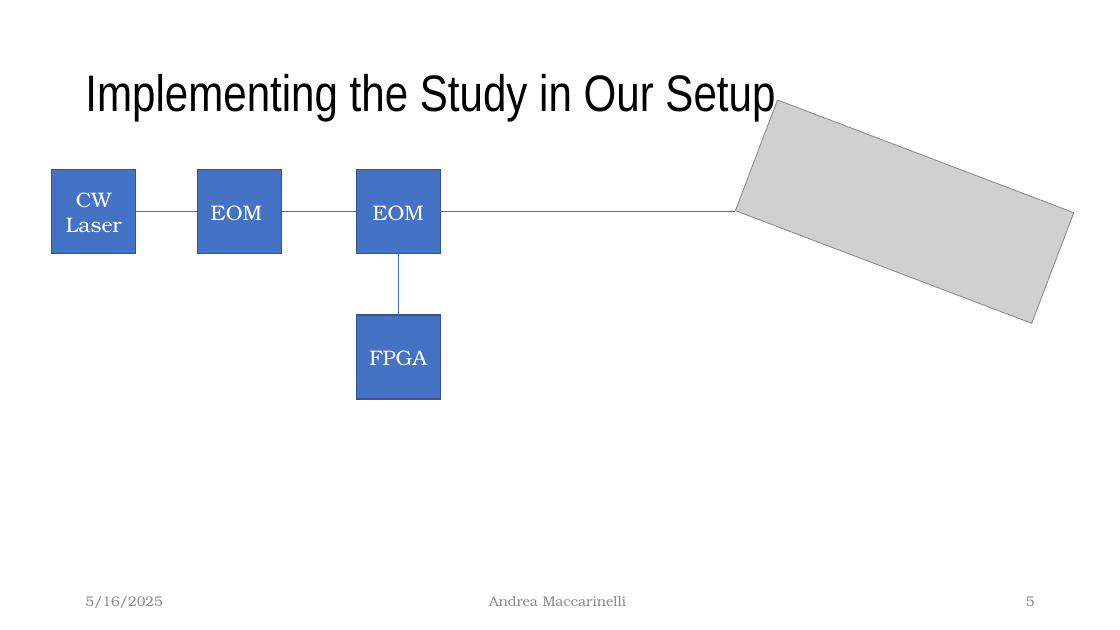
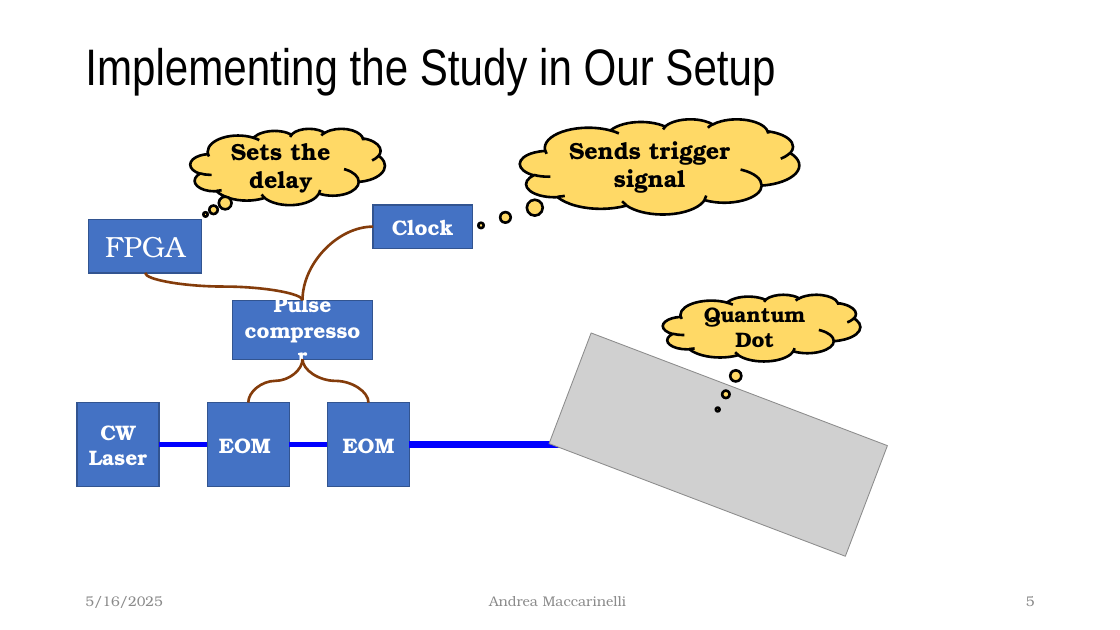
Before and after one commit to McMysterio23/MSc-Project, a slide deck: slide 5 of Midterm_Presentation/The effect of temporal jitter on single photon.pptx. Drawn at 1120x630 pixels with LibreOffice and Linux fonts; fonts in the diff are those of the drawing; grey boxes stand for pictures. Boxes give left, top, right and bottom in pixels: in the first picture for what was removed or moved away, otherwise in the second. Text is boxed around its words. In the diff, an @@ line names an element or a change of style, - is before the commit and + after.

```diff
--- a/Midterm_Presentation/The effect of temporal jitter on single photon.pptx
+++ b/Midterm_Presentation/The effect of temporal jitter on single photon.pptx
@@ title "Implementing the Study in Our ..." moved from (x1=85, y1=73, x2=775, y2=121) to (x1=85, y1=47, x2=775, y2=95) @@
@@ thought cloud added at (x1=520, y1=119, x2=799, y2=214), fill #FFD966, outline #000000 2.25 pt, 20 pt, text #000000, bold @@
+Sends trigger signal
@@ thought cloud added at (x1=191, y1=129, x2=386, y2=205), fill #FFD966, outline #000000 2.25 pt, 20 pt, text #000000, bold @@
+Sets the delay
@@ rectangle "FPGA" resized from (x1=356, y1=315, x2=440, y2=399) to (x1=88, y1=219, x2=202, y2=273) @@
@@ rectangle "FPGA" at (x1=88, y1=219, x2=202, y2=273): size 18 to 25 pt @@
@@ group added at (x1=145, y1=205, x2=472, y2=444): 4 curved lines, 2 lines, 2 rectangles @@
+Clock
+Pulse compressor
@@ group removed at (x1=136, y1=212, x2=736, y2=315): 4 lines @@
@@ thought cloud added at (x1=663, y1=295, x2=860, y2=361), fill #FFD966, outline #000000 2.25 pt, 18 pt, text #000000, bold @@
+Quantum Dot
@@ picture moved from (x1=735, y1=101, x2=1074, y2=324) to (x1=549, y1=333, x2=887, y2=557) @@
@@ rectangle "CW Laser" moved from (x1=52, y1=170, x2=136, y2=254) to (x1=77, y1=402, x2=160, y2=486) @@
@@ rectangle "EOM" moved from (x1=197, y1=170, x2=281, y2=254) to (x1=208, y1=402, x2=290, y2=486) @@
@@ bold on in 3 elements at (x1=77, y1=402, x2=160, y2=486), (x1=208, y1=402, x2=290, y2=486), (x1=328, y1=402, x2=410, y2=486) @@
@@ rectangle "EOM" moved from (x1=356, y1=170, x2=440, y2=254) to (x1=328, y1=402, x2=410, y2=486) @@
@@ line added from (410, 444) to (570, 444), #0000FF 6 pt @@
```
Also in this commit, not shown: 5 other slides changed, 8 slides added, 2 other files.
